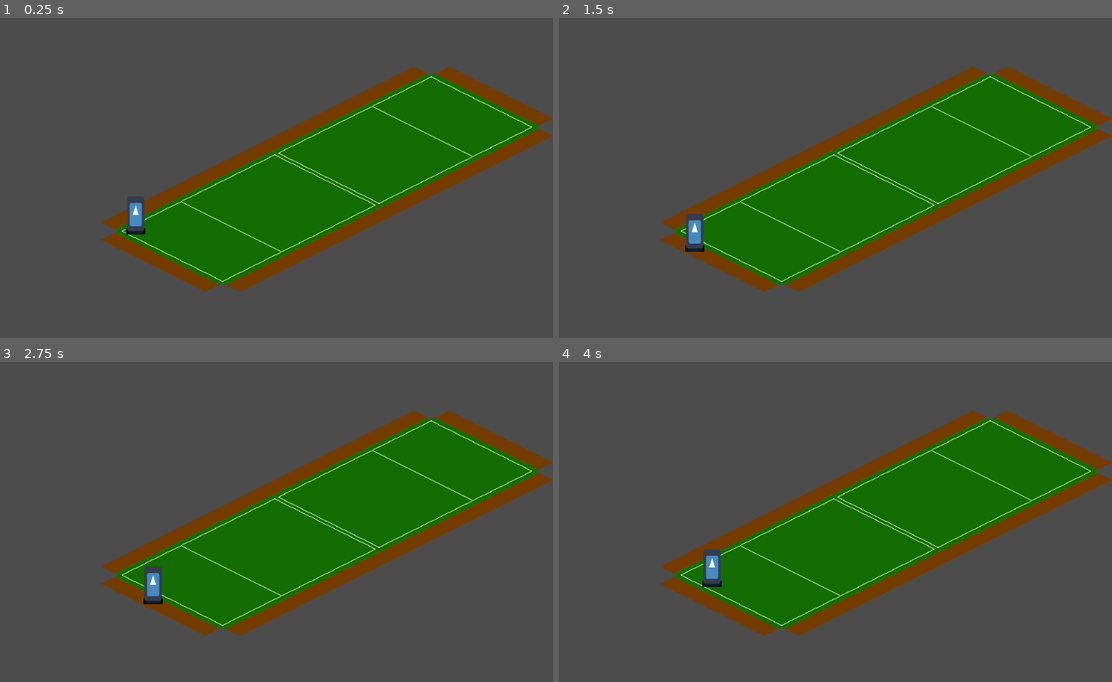
Above: before the commit, frames 1-4 (two rows, left to right).
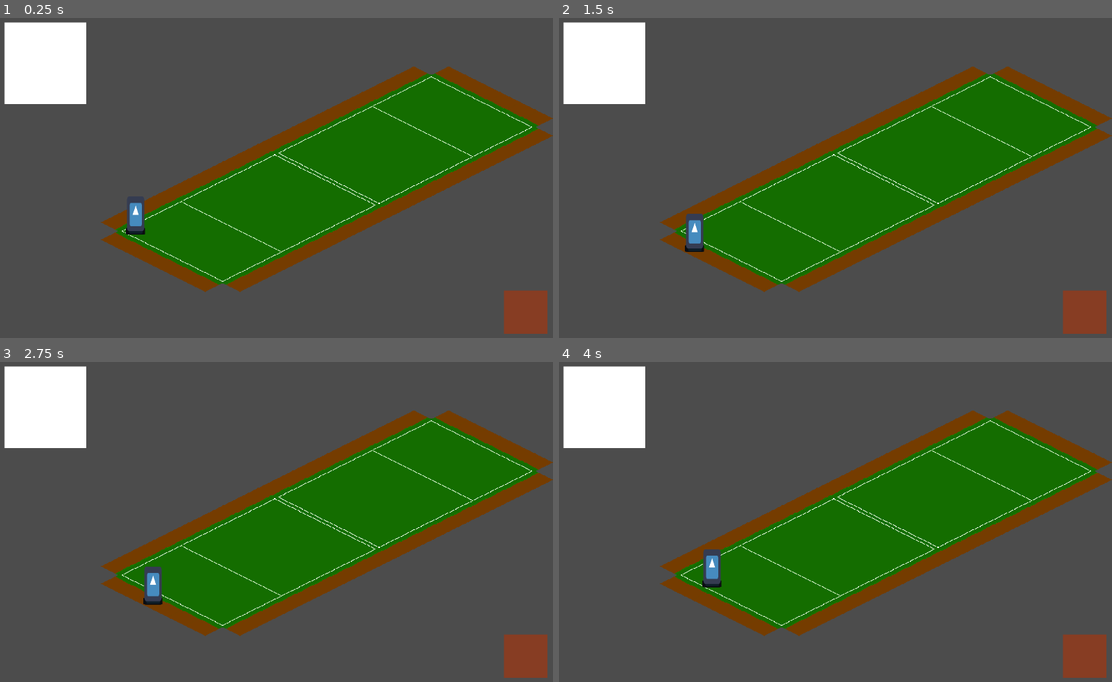
Above: after the commit, the same moments.

Repository: flarkminator/HF_01
Game: Godot game, scene res://Scenes/TestMap.tscn
The game is run twice, just before and just after one commit, with the same random seed, the same clock (stepped at 60 frames per second) and the same inputs. The engine's default icon, where the game draws it, is replaced by a stand-in: a white triangle on a blue panel in a dark square.
Inputs:
- Up to frame 1 (0.25 s): no input
- Up to frame 2 (1.5 s): tap Enter at 0.5 s; hold Right (ui_right) 0.53-1.28 s; tap Space at 1.25 s; hold Down (ui_down) from 1.28 s (still down)
- Up to frame 3 (2.75 s): tap Enter at 2 s; release Down (ui_down) at 2.03 s; hold Right (ui_right) from 2.03 s (still down)
- Up to frame 4 (4 s): tap Space at 2.75 s; release Right (ui_right) at 2.78 s; hold Up (ui_up) 2.78-3.53 s; tap Enter at 3.5 s; hold Left (ui_left) from 3.53 s (still down)

The runs differ from the first frame. In frame 1, 5.5% of the frame differs, in the area x 0-100%, y 1-99%; in frame 2, 5.5%; in frame 3, 5.6%; in frame 4, 5.5%.

Commit message:
1. added a camera, so that I could increase the size of the display window, but maintain the pixel resolution that I built everything at. 2. starting buidling out the main interface, after which I'll do the pause menu popup interface.

Diff:
--- a/Scenes/Interfaces/Main Interface.tscn
+++ b/Scenes/Interfaces/Main Interface.tscn
@@ -3,3 +3,34 @@
 [node name="Main Interface" type="Control"]
 anchor_right = 1.0
 anchor_bottom = 1.0
+margin_right = -1024.0
+margin_bottom = -600.0
+
+[node name="Match_TopLeft_Interface" type="Control" parent="."]
+margin_right = 40.0
+margin_bottom = 40.0
+
+[node name="ColorRect" type="ColorRect" parent="Match_TopLeft_Interface"]
+margin_left = 15.0
+margin_top = 15.0
+margin_right = 165.0
+margin_bottom = 165.0
+
+[node name="Match_BottomRight_Interface" type="Control" parent="."]
+anchor_left = 1.0
+anchor_top = 1.0
+anchor_right = 1.0
+anchor_bottom = 1.0
+margin_left = -40.0
+margin_top = -40.0
+
+[node name="ColorRect" type="ColorRect" parent="Match_BottomRight_Interface"]
+anchor_left = 1.0
+anchor_top = 1.0
+anchor_right = 1.0
+anchor_bottom = 1.0
+margin_left = -90.0
+margin_top = -90.0
+margin_right = -10.0
+margin_bottom = -10.0
+color = Color( 0.533333, 0.243137, 0.141176, 1 )
--- a/Scenes/TestMap.tscn
+++ b/Scenes/TestMap.tscn
@@ -1,7 +1,8 @@
-[gd_scene load_steps=3 format=2]
+[gd_scene load_steps=4 format=2]
 
 [ext_resource path="res://Scripts/TestMap.gd" type="Script" id=1]
 [ext_resource path="res://TileSets/GroundTiles_Grass.tres" type="TileSet" id=2]
+[ext_resource path="res://Scenes/Interfaces/Main Interface.tscn" type="PackedScene" id=3]
 
 [node name="TestMap" type="Node2D"]
 script = ExtResource( 1 )
@@ -15,3 +16,17 @@
 
 [node name="SpawnPoint_Player" type="Node2D" parent="."]
 position = Vector2( 256, 400 )
+
+[node name="Camera2D" type="Camera2D" parent="."]
+position = Vector2( 512, 300 )
+current = true
+zoom = Vector2( 0.5, 0.5 )
+__meta__ = {
+"_edit_group_": true
+}
+
+[node name="Main Interface" parent="Camera2D" instance=ExtResource( 3 )]
+margin_left = -512.0
+margin_top = -300.0
+margin_right = 512.0
+margin_bottom = 300.0
--- a/project.godot
+++ b/project.godot
@@ -24,6 +24,11 @@
 Global="*res://Scripts/Global.gd"
 GM_Match="*res://Scripts/GM_Match.gd"
 
+[display]
+
+window/size/width=2048
+window/size/height=1200
+
 [input]
 
 ui_spawnball={
